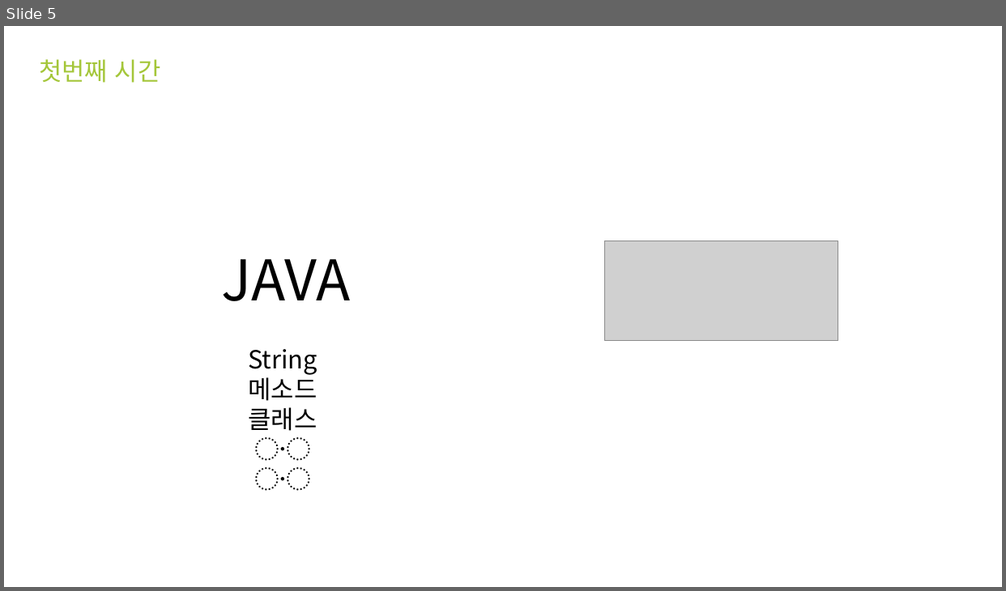
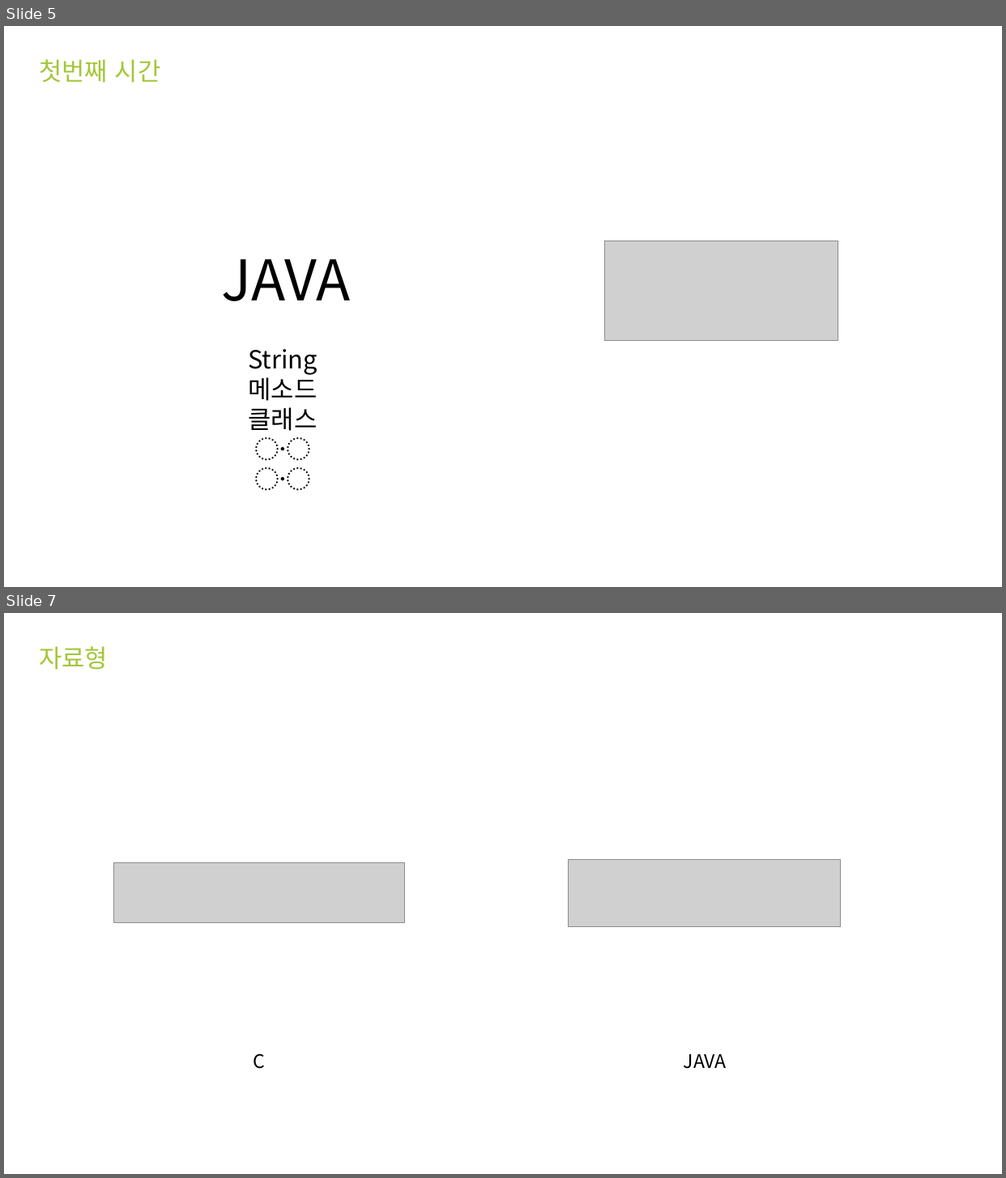
Before and after one commit to SinaGram-DSM/Tasting, a slide deck: Android/Android.pptx. Shown one above the other, each under a label of ours: slide 5 before the commit, slides 5 and 7 after it; the slides between them are not shown. The pictures are 1006x591 and 1006x1178 pixels, drawn with LibreOffice and Linux fonts; fonts in the diff are those of the drawing; grey boxes stand for pictures. Boxes give left, top, right and bottom in pixels: in the first picture for what was removed or moved away, otherwise in the second. Text is boxed around its words. In the diff, an @@ line names an element or a change of style, - is before the commit and + after.

```diff
--- a/Android/Android.pptx
+++ b/Android/Android.pptx
@@ slide 7 added at [4, 613, 1002, 1174], background #FFFFFF @@
@@ text added at [39, 646, 108, 670], 24 pt, text #A4C639 @@
+자료형
@@ picture added at [114, 863, 404, 923] @@
@@ picture added at [568, 859, 840, 926] @@
@@ text added at [253, 1054, 266, 1069], 18 pt, text #000000 @@
+C
@@ text added at [684, 1054, 727, 1069], 18 pt, text #000000 @@
+JAVA
```
Also in this commit, not shown: 12 other slides added, 2 slides removed.
